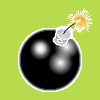
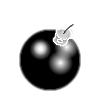
Layers edited between the first and the second 100 x 100 image:
added layer "Pasted Layer #1" above "Pasted Layer" over box(63, 23, 75, 34)
hid "Pasted Layer" over box(63, 8, 93, 34)
hid "Background" over box(0, 0, 100, 100)
